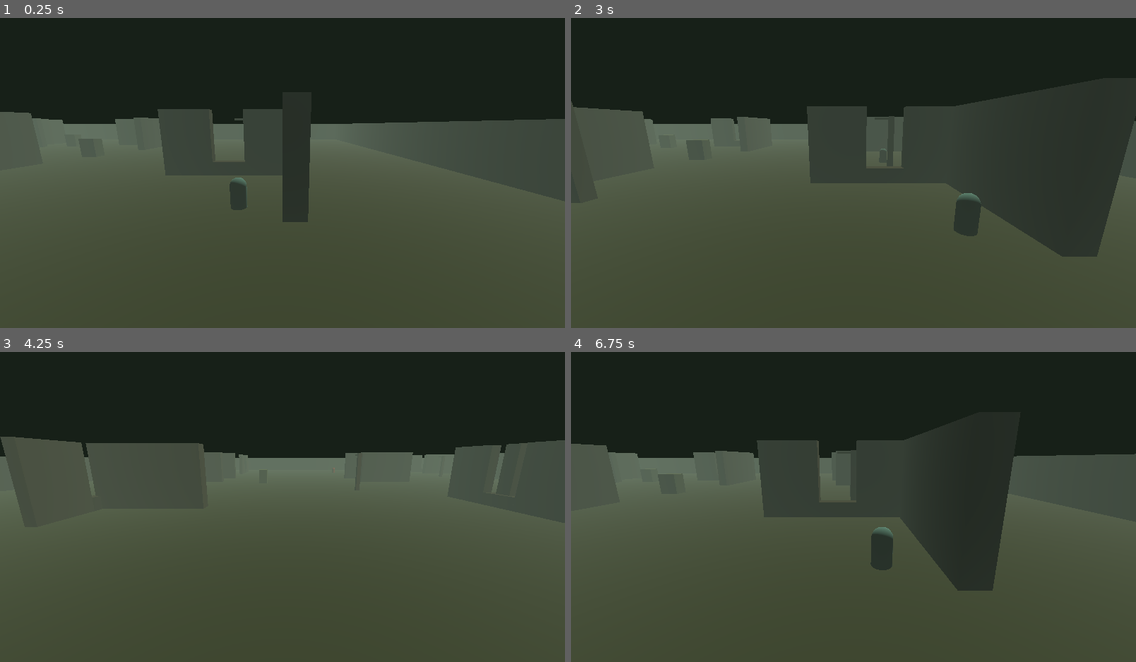
Above: before the commit, frames 1-4 (two rows, left to right).
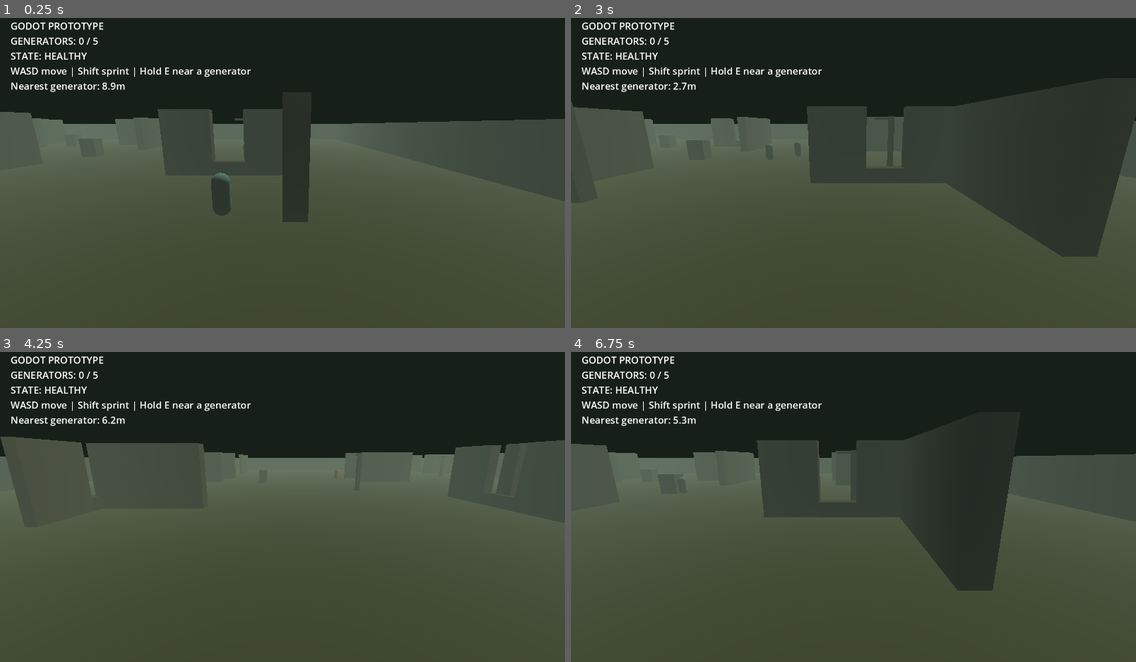
Above: after the commit, the same moments.

Repository: pandavid153/dead-by-daylight-test
Game: Godot game, scene res://main.tscn
Same seed, same stepped clock (60 frames per second), same inputs: the game is played once before the commit and once after it.
Inputs:
- Up to frame 1 (0.25 s): no input
- Up to frame 2 (3 s): hold D (move_right) 0.53-1.28 s; hold Shift (sprint) 0.53-1.28 s; tap E at 0.8, 1.35, 2.3, 2.85 s; hold S (move_back) 1.28-2.03 s; tap Shift (sprint) at 1.55 s; hold D (move_right) 2.03-2.78 s; hold Shift (sprint) 2.03-2.78 s; tap Enter at 2.75 s; hold W (move_forward) from 2.78 s (still down)
- Up to frame 3 (4.25 s): tap Shift (sprint) at 3.05 s; release W (move_forward) at 3.53 s; hold A (move_left) from 3.53 s (still down); hold Shift (sprint) from 3.53 s (still down); tap E at 3.8 s
- Up to frame 4 (6.75 s): release Shift (sprint) at 4.28 s; tap E at 4.35, 5.3, 5.85 s; tap Shift (sprint) at 4.55, 6.05 s; release A (move_left) at 5.03 s; hold S (move_back) 5.03-5.78 s; hold Shift (sprint) 5.03-5.78 s; hold D (move_right) 5.78-6.53 s; hold W (move_forward) from 6.53 s (still down); hold Shift (sprint) from 6.53 s (still down)

The runs differ from the first frame. In frame 1, 1.8% of the frame differs, in the area x 1-45%, y 1-64%; in frame 2, 1.7%; in frame 3, 1.2%; in frame 4, 1.6%.

Commit message:
Add playable Godot match loop

Diff:
--- a/godot/agent.gd
+++ b/godot/agent.gd
@@ -7,12 +7,15 @@
 var destination := Vector3.ZERO
 var has_destination := false
 var yaw := 0.0
+var health_state := 2
+var recovery := 0.0
 
 func set_destination(point: Vector3) -> void:
 	destination = point
 	has_destination = true
 
 func _physics_process(_delta: float) -> void:
+	recovery = maxf(0.0, recovery - _delta)
 	if controlled:
 		var input := Input.get_vector("move_left", "move_right", "move_forward", "move_back")
 		var direction := Vector3(input.x, 0.0, input.y)
--- a/godot/main.gd
+++ b/godot/main.gd
@@ -8,6 +8,11 @@
 var player: MatchAgent
 var generators: Array[Node3D] = []
 var hooks: Array[Node3D] = []
+var survivors: Array[MatchAgent] = []
+var killer: MatchAgent
+var hud: Label
+var repaired := 0
+var match_over := false
 
 func _ready() -> void:
 	rng.seed = 101
@@ -17,6 +22,39 @@
 	_build_tiles()
 	_build_objectives()
 	_spawn_team()
+	_build_hud()
+
+func _process(delta: float) -> void:
+	if match_over:
+		_update_hud()
+		return
+	for index in generators.size():
+		var generator := generators[index]
+		var workers := survivors.filter(func(survivor): return survivor.global_position.distance_to(generator.global_position) < 2.0 and survivor.has_destination == false)
+		if workers.size() > 0 and generator.get_meta("done") == false:
+			var progress: float = generator.get_meta("progress")
+			progress = minf(1.0, progress + delta * (1.0 + .15 * (workers.size() - 1)) / 100.0)
+			generator.set_meta("progress", progress)
+			if progress >= 1.0:
+				generator.set_meta("done", true)
+				repaired += 1
+	if Input.is_key_pressed(KEY_E):
+		_repair_nearest(delta)
+	_update_killer(delta)
+	_update_hud()
+
+func _update_killer(_delta: float) -> void:
+	if killer.recovery > 0.0:
+		return
+	var distance := killer.global_position.distance_to(player.global_position)
+	if distance > 1.8:
+		killer.set_destination(player.global_position)
+		return
+	killer.has_destination = false
+	killer.recovery = 2.0
+	player.health_state -= 1
+	if player.health_state <= 0:
+		match_over = true
 
 func _build_lighting() -> void:
 	var world := WorldEnvironment.new()
@@ -78,6 +116,8 @@
 func _build_objectives() -> void:
 	for point in [Vector3(-25, 0, -10), Vector3(-10, 0, 16), Vector3(8, 0, -17), Vector3(25, 0, 8), Vector3(4, 0, 28), Vector3(-29, 0, 25), Vector3(28, 0, -28)]:
 		var generator := _add_box(Vector3(1.7, 2.1, 1.2), point + Vector3(0, 1.05, 0), Color("526b59"), true)
+		generator.set_meta("progress", 0.0)
+		generator.set_meta("done", false)
 		generators.append(generator)
 	for point in [Vector3(-40, 0, -35), Vector3(40, 0, 35)]:
 		_add_box(Vector3(5.0, 4.8, 0.8), point + Vector3(0, 2.4, 0), Color("876331"), true)
@@ -87,13 +127,44 @@
 func _spawn_team() -> void:
 	player = _make_agent(Vector3(-33, 0.5, -14), false, Color("55a1ae"))
 	player.controlled = true
-	for point in [Vector3(-31, .5, 0), Vector3(-30, .5, 14), Vector3(-28, .5, 27)]:
-		_make_agent(point, false, Color("5796a4"))
-	_make_agent(Vector3(33, .5, 0), true, Color("a63c32"))
+	survivors.append(player)
+	for index in 3:
+		var points := [Vector3(-31, .5, 0), Vector3(-30, .5, 14), Vector3(-28, .5, 27)]
+		var bot := _make_agent(points[index], false, Color("5796a4"))
+		bot.set_destination(generators[index].global_position)
+		survivors.append(bot)
+	killer = _make_agent(Vector3(33, .5, 0), true, Color("a63c32"))
 	var camera := Camera3D.new()
 	camera.position = Vector3(0, 2.8, 5.0)
 	camera.rotation_degrees = Vector3(-12, 180, 0)
 	player.add_child(camera)
+
+func _build_hud() -> void:
+	var layer := CanvasLayer.new()
+	hud = Label.new()
+	hud.position = Vector2(24, 20)
+	hud.add_theme_font_size_override("font_size", 22)
+	layer.add_child(hud)
+	add_child(layer)
+
+func _repair_nearest(delta: float) -> void:
+	var nearest: Node3D
+	var distance := 2.1
+	for generator in generators:
+		var candidate := player.global_position.distance_to(generator.global_position)
+		if candidate < distance and generator.get_meta("done") == false:
+			nearest = generator
+			distance = candidate
+	if nearest:
+		var progress: float = nearest.get_meta("progress")
+		nearest.set_meta("progress", minf(1.0, progress + delta / 100.0))
+
+func _update_hud() -> void:
+	var nearby: float = INF
+	for generator in generators:
+		nearby = minf(nearby, player.global_position.distance_to(generator.global_position))
+	var state := "DYING" if player.health_state <= 0 else "INJURED" if player.health_state == 1 else "HEALTHY"
+	hud.text = "GODOT PROTOTYPE\nGENERATORS: %d / 5\nSTATE: %s\nWASD move | Shift sprint | Hold E near a generator\nNearest generator: %.1fm%s" % [repaired, state, nearby, "\nTHE KILLER PREVAILED" if match_over else ""]
 
 func _make_agent(position: Vector3, killer: bool, color: Color) -> MatchAgent:
 	var agent := MatchAgent.new()
